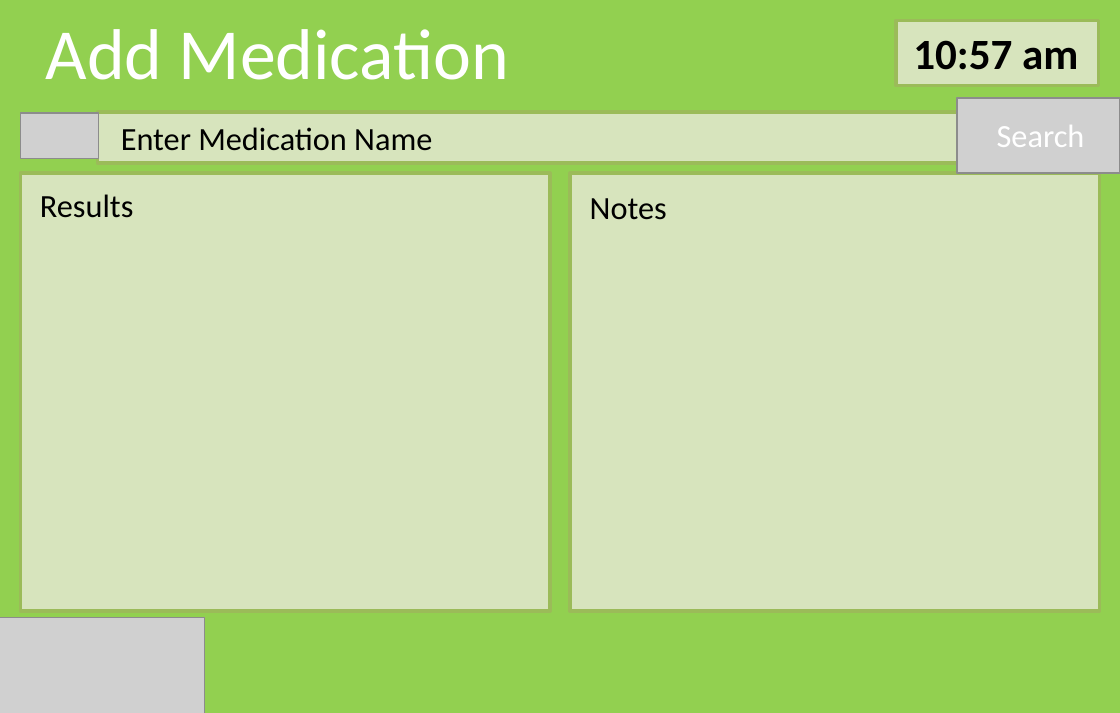
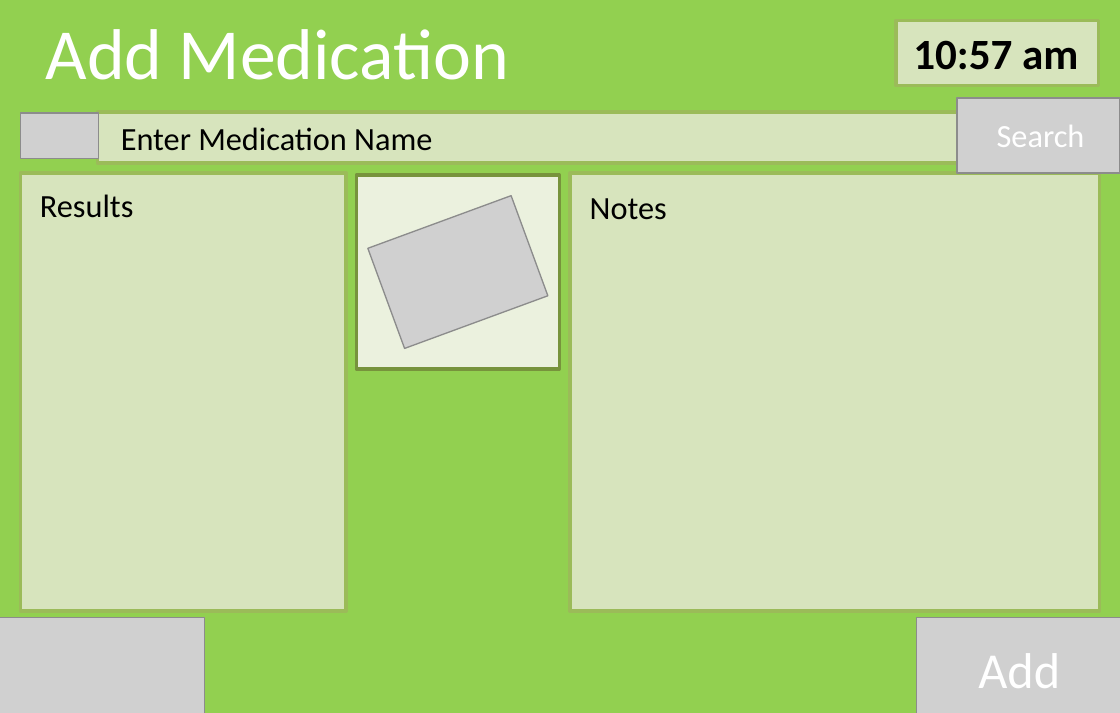
Before and after one commit to Gordo851/Design, a slide deck: slide 9 of story_board.pptx. Drawn at 1120x713 pixels with LibreOffice and Linux fonts; fonts in the diff are those of the drawing; grey boxes stand for pictures. Boxes give left, top, right and bottom in pixels: in the first picture for what was removed or moved away, otherwise in the second. Text is boxed around its words. In the diff, an @@ line names an element or a change of style, - is before the commit and + after.

```diff
--- a/story_board.pptx
+++ b/story_board.pptx
@@ rectangle: place and size @@
-rectangle at (21, 173, 550, 612)
+rectangle at (21, 173, 347, 612)
@@ rectangle added at (357, 176, 560, 370), fill #EBF1DE, outline #77933C 2 pt @@
@@ picture added at (368, 195, 548, 348) @@
@@ picture added at (917, 617, 1120, 713) @@
@@ text added at (978, 653, 1060, 688), 28 pt, text #FFFFFF @@
+Add
```
Also in this commit, not shown: 6 other slides changed, 3 slides added, 1 slide removed.
